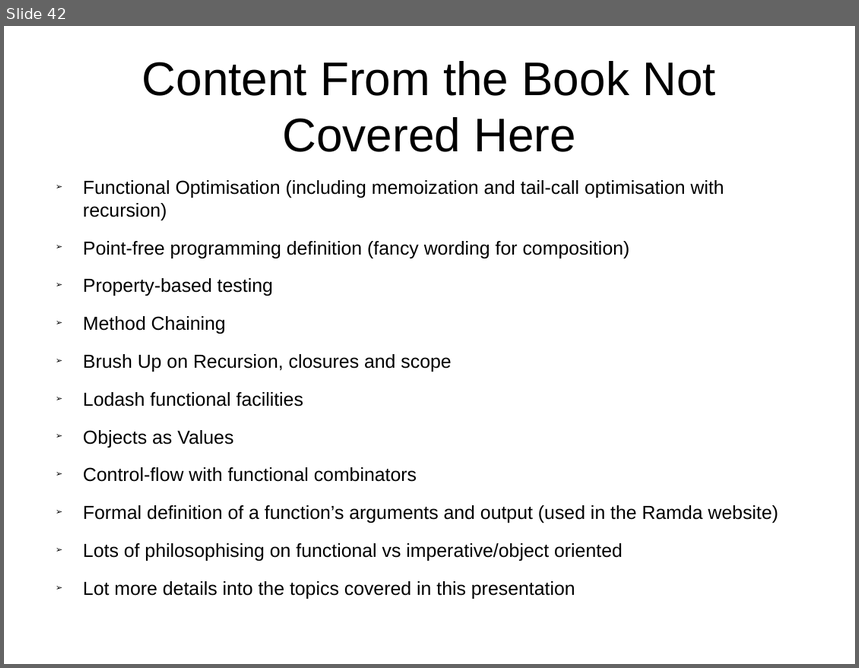
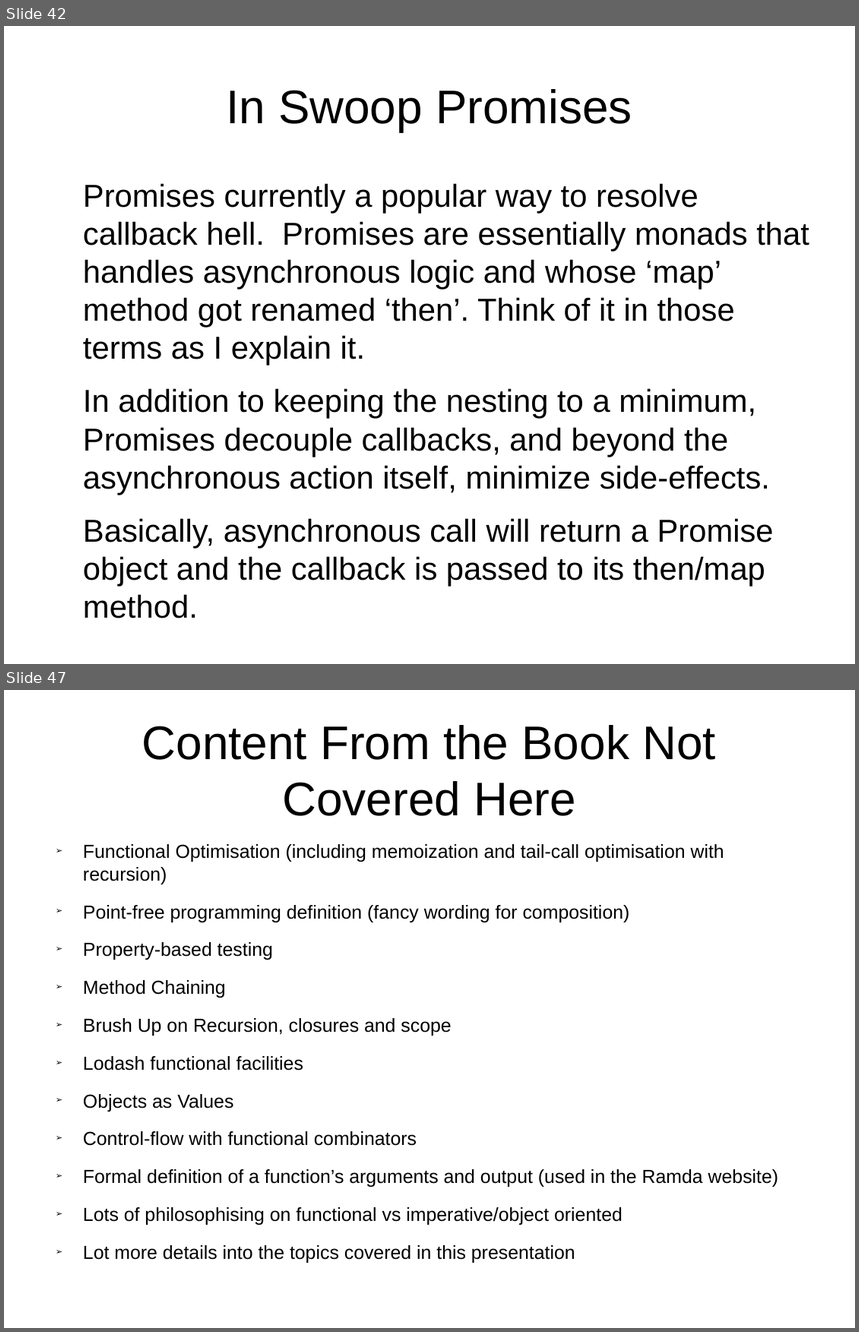
Before and after one commit to Magnitus-/FunctionalJsPresentation, a slide deck: Slides.odp. Shown one above the other, each under a label of ours: slide 42 before the commit, slides 42 and 47 after it; the slides between them are not shown. The pictures are 859x668 and 859x1332 pixels, drawn with LibreOffice and Linux fonts; fonts in the diff are those of the drawing. Boxes give left, top, right and bottom in pixels: in the first picture for what was removed or moved away, otherwise in the second. Text is boxed around its words. In the diff, an @@ line names an element or a change of style, - is before the commit and + after.

```diff
--- a/Slides.odp
+++ b/Slides.odp
@@ slide 42 added at bbox=[4, 26, 855, 664], background #FFFFFF @@
@@ title added at bbox=[226, 89, 633, 132], 44 pt, text #000000 @@
+In Swoop Promises
@@ text added at bbox=[83, 183, 810, 619], 29.6 pt, text #000000 @@
+Promises currently a popular way to resolve callback hell. Promises are essentially monads that handles asynchronous logic and whose ‘map’ method got renamed ‘then’. Think of it in those terms as I explain it.
+In addition to keeping the nesting to a minimum, Promises decouple callbacks, and beyond the asynchronous action itself, minimize side-effects.
+Basically, asynchronous call will return a Promise object and the callback is passed to its then/map method.
@@ what was slide 42 is now slide 47 @@
```
Also in this commit, not shown: 1 slide changed, 4 other slides added.
